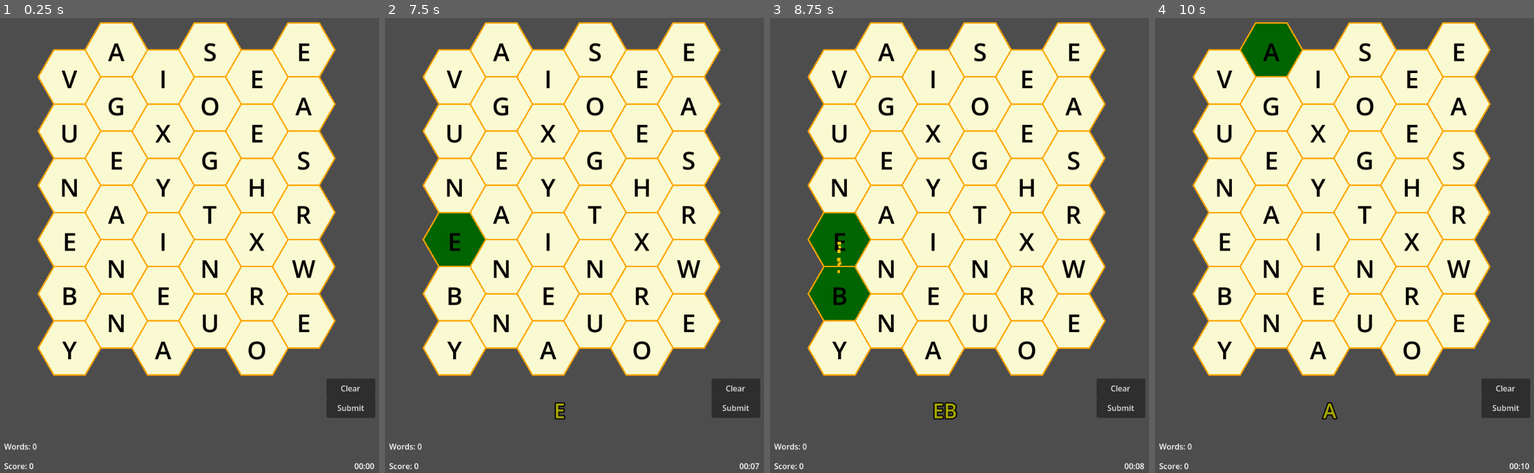
Above: before the commit, frames 1-4 (left to right).
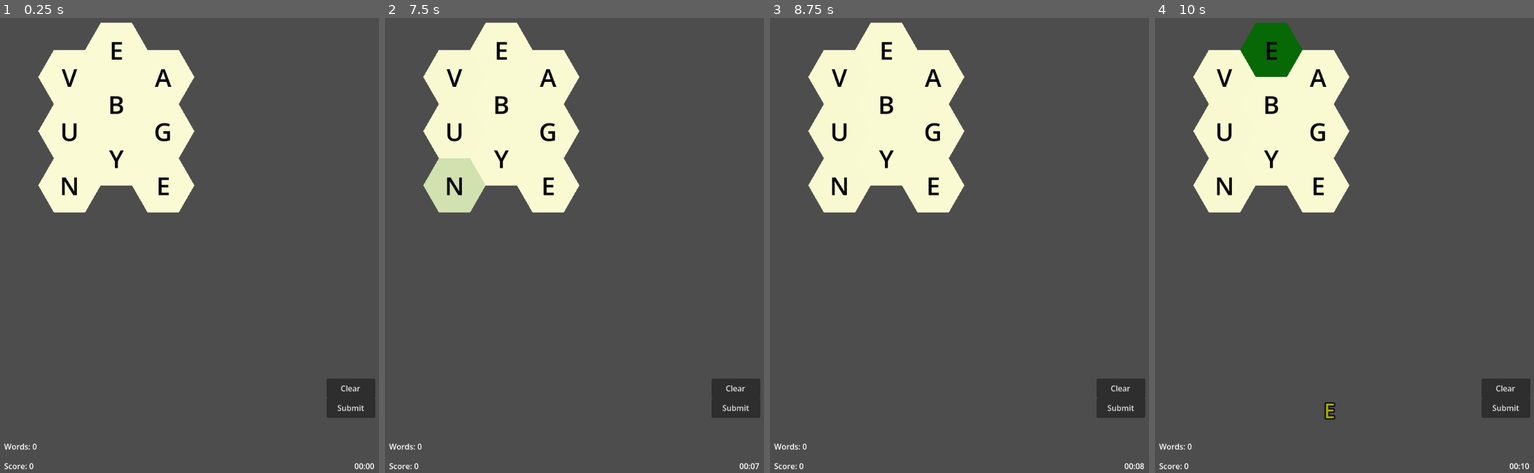
Above: after the commit, the same moments.

Repository: opensourceame/wb
Game: Godot game, scene res://scenes/Main.tscn
The game is run twice, just before and just after one commit, with the same random seed, the same clock (stepped at 60 frames per second) and the same inputs.
Inputs (mouse positions are in pixels of both pictures, inside the frame that each line leads up to):
- Up to frame 1 (0.25 s): no input
- Up to frame 2 (7.5 s): click "Submit" at 0.5 s; click "Clear" at 1.25 s; click "Submit" at 2 s; click "Clear" at 2.75 s; click "Submit" at 3.5 s; click "Clear" at 4.25 s; tap Enter (ui_accept) every 0.75 s from 5 to 7.25 s; drag from (453, 77) to (453, 240) at 5.02 s; drag from (453, 131) to (453, 295) at 5.77 s; move the mouse to (453, 186) at 6.52 s; click (453, 186) at 6.67 s; drag from (453, 240) to (502, 49) at 7.27 s
- Up to frame 3 (8.75 s): drag from (838, 295) to (887, 49) at 8.02 s
- Up to frame 4 (10 s): tap Enter (ui_accept) at 8.75, 9.5 s; drag from (1223, 350) to (1223, 186) at 8.77 s; move the mouse to (1272, 49) at 9.52 s; click (1272, 49) at 9.67 s

The runs differ from the first frame. In frame 1, 42% of the frame differs, in the area x 9-89%, y 0-79%; in frame 2, 43%, in the area x 9-89%, y 0-89%; in frame 3, 42%; in frame 4, 42%.
Error after the commit: Invalid assignment of property or key 'width' with value of type 'float' on a base object of type 'Polygon2D'. (res://scripts/HexTile.gd:63)

Commit message:
better status handling on tiles

Diff:
--- a/project.godot
+++ b/project.godot
@@ -27,6 +27,8 @@
 
 window/size/viewport_width=800
 window/size/viewport_height=1024
+window/stretch/mode="viewport"
+window/handheld/orientation=1
 
 [input]
 
@@ -54,3 +56,11 @@
 , Object(InputEventJoypadButton,"resource_local_to_scene":false,"resource_name":"","device":-1,"button_index":12,"pressure":0.0,"pressed":false,"script":null)
 ]
 }
+
+[input_devices]
+
+pointing/emulate_mouse_from_touch=false
+
+[rendering]
+
+textures/vram_compression/import_etc2_astc=true
--- a/scenes/HexTile.tscn
+++ b/scenes/HexTile.tscn
@@ -8,9 +8,9 @@
 [node name="HexTile" type="Node2D" unique_id=1263209078]
 script = ExtResource("1_hex")
 
-[node name="Area2D" type="Area2D" parent="." unique_id=5722082]
-
-[node name="CollisionShape2D" type="CollisionShape2D" parent="Area2D" unique_id=1973369788]
+[node name="CollisionShape2D" type="CollisionShape2D" parent="." unique_id=1973369788]
 shape = SubResource("CircleShape2D_1")
 
-[connection signal="input_event" from="Area2D" to="." method="_on_area_2d_input_event"]
+[node name="CollisionArea" type="Area2D" parent="." unique_id=5722082]
+
+[connection signal="input_event" from="CollisionArea" to="." method="_on_area_2d_input_event"]
--- a/scenes/Main.tscn
+++ b/scenes/Main.tscn
@@ -20,8 +20,8 @@
 
 [node name="GridManager" parent="." unique_id=895251005 instance=ExtResource("2_rarhs")]
 position = Vector2(62, 164)
-grid_width = 6
-grid_height = 6
+grid_width = 3
+grid_height = 3
 hex_size = 64.0
 
 [node name="Tiles" type="CanvasLayer" parent="GridManager" unique_id=305873846]
--- a/scripts/GridManager.gd
+++ b/scripts/GridManager.gd
@@ -107,8 +107,7 @@
 	tile.position = pos
 	tile.grid_q = q
 	tile.grid_r = r
-	tile.letter = get_random_letter()
-	tile.name = tile.letter
+	tile.set_letter(get_random_letter())
 
 	grid[Vector2(q, r)] = tile
 	tile.tile_selected.connect(_on_tile_selected)
--- a/scripts/HexTile.gd
+++ b/scripts/HexTile.gd
@@ -1,7 +1,13 @@
 extends Node2D
 class_name HexTile
 
-enum State { IDLE, SELECTED, IN_WORD }
+enum State { IDLE, SELECTED, HOVER, IN_WORD }
+const COLORS = [
+	Color.LIGHT_GOLDENROD,
+	Color.DARK_GREEN,
+	Color.DARK_GOLDENROD,
+	Color.RED
+]
 signal tile_selected(tile: HexTile)
 
 @export var letter: String = "A"
@@ -11,16 +17,65 @@
 
 var neighbours: Array = []
 var is_selected: bool = false
-var normal_color:     Color = Color.LIGHT_GOLDENROD
-var outline_color:    Color = Color.ORANGE
-var selected_color :  Color = Color.DARK_GREEN
-var hover_color:      Color = Color.DARK_GOLDENROD
-var validation_color: Color = Color.WHITE  # NEW: Dynamic outline color
-var in_word_color:    Color = Color.RED
+var outline_color:    Color = Color.WHITE
 var current_state = State.IDLE
+	#set(value):
+		#if current_state != value:
+			#current_state = value
+			##_update_polygon_color()
+var touch_scale: float = 1.0  # NEW: Touch animation scale
+var hex_points : PackedVector2Array
+
+# Node references
+var filled_polygon: Polygon2D
+var outline_polygon: Polygon2D
+var letter_label: Label
 
 func _ready():
-	letter = get_random_letter()
+	letter     = get_random_letter()
+	hex_points = generate_polygon_points(hex_radius)
+
+	create_filled_polygon()
+	create_outline_polygon()
+	create_letter_label()
+	create_collision_polygon()
+
+	current_state = State.IDLE
+
+func create_filled_polygon():
+	# create filled polygon
+	filled_polygon = Polygon2D.new()
+	filled_polygon.polygon = hex_points
+	add_child(filled_polygon)
+
+func create_collision_polygon():
+	# create collision polygon and attach to CollisionArea
+	var collision_poly = CollisionPolygon2D.new()
+	collision_poly.polygon = hex_points
+	$CollisionArea.add_child(collision_poly)
+
+func create_outline_polygon():
+	pass
+	# create outline polygon
+	outline_polygon = Polygon2D.new()
+	outline_polygon.polygon = hex_points
+	outline_polygon.color = outline_color
+	outline_polygon.width = 3.0
+	outline_polygon.antialiased = true
+	add_child(outline_polygon)
+
+func create_letter_label():
+	# create label for letter
+	letter_label = Label.new()
+	letter_label.horizontal_alignment = HORIZONTAL_ALIGNMENT_CENTER
+	letter_label.vertical_alignment = VERTICAL_ALIGNMENT_CENTER
+	letter_label.position = Vector2(0, 0)
+	letter_label.size = Vector2(hex_radius * 2, hex_radius * 2)
+	letter_label.position -= letter_label.size / 2
+	var font_size = int(hex_radius * 0.8)
+	letter_label.add_theme_font_size_override("font_size", font_size)
+	letter_label.add_theme_color_override("font_color", Color.BLACK)
+	add_child(letter_label)
 
 func add_neighbour(tile: HexTile):
 	neighbours.append(tile)
@@ -50,64 +105,113 @@
 
 	return "E"
 
-func _draw():
-	var color
-	match current_state:
-		State.IDLE:
-			color = normal_color
-		State.SELECTED:
-			color = selected_color
-		State.IN_WORD:
-			color = in_word_color
-
-	draw_hexagon(Vector2.ZERO, hex_radius, color)
-	draw_letter()
-
-func draw_hexagon(center: Vector2, radius: float, color: Color):
+func _physics_process(delta):
+	# Smooth color transition
+	var target_color = COLORS[current_state]
+	if not target_color == filled_polygon.color:
+		filled_polygon.color = filled_polygon.color.lerp(target_color, delta * 10.0)
+
+func _update_polygon_color():
+	# Immediate color update for instant visual feedback
+	#filled_polygon.color = COLORS[current_state]
+	pass
+
+func generate_polygon_points(radius: float):
+	var center = Vector2.ZERO
 	var points = PackedVector2Array()
 	for i in range(6):
 		var angle = deg_to_rad(60 * i)
 		var x = center.x + radius * cos(angle)
 		var y = center.y + radius * sin(angle)
 		points.append(Vector2(x, y))
-
-	draw_colored_polygon(points, color, points)
-
-	# Use validation color if selected, otherwise normal outline color
-	var current_outline = validation_color if is_selected else outline_color
-	var outline_points = points.duplicate()
-	outline_points.append(points[0])  # Close the loop
-	draw_polyline(outline_points, current_outline, 3.0)
-
-func draw_letter():
-	var font = ThemeDB.fallback_font
-	var font_size = int(hex_radius * 0.8)
-
-	var letter_size = font.get_string_size(letter, HORIZONTAL_ALIGNMENT_CENTER, -1, font_size)
-	var letter_pos = Vector2(-letter_size.x / 2, letter_size.y / 3)
-
-	draw_string(font, letter_pos, letter, HORIZONTAL_ALIGNMENT_CENTER, -1, font_size, Color.BLACK)
+	return points
+
+func set_letter(let):
+	letter = let
+	name   = let
+	letter_label.text = letter
 
 func set_idle():
 	current_state = State.IDLE
-	queue_redraw()
 
 func set_selected():
 	current_state = State.SELECTED
-	queue_redraw()
+	print("selected ", self)
 
 func set_in_word():
 	current_state = State.IN_WORD
-	queue_redraw()
-
-# NEW: Set validation color for outline feedback
-func set_validation_color(color: Color):
-	validation_color = color
-	queue_redraw()
+
+func set_hover():
+	current_state = State.HOVER
+
+func clear_hover():
+	if current_state == State.HOVER:
+		current_state = State.IDLE
+
+
+# Touch hover effects using state management
+func _input(event):
+	if event is InputEventScreenTouch:
+		var global_pos = event.position
+		if _is_point_inside_hex(global_pos):
+			if event.pressed:
+				enter_hover_state()
+			else:
+				exit_hover_state()
+
+	# Handle multi-touch scenarios
+	elif event is InputEventScreenDrag:
+		# This is handled in area_2d_input_event for better performance
+		pass
+
+func enter_hover_state():
+	if current_state == State.IDLE:
+		set_hover()
+
+	# Add subtle scale animation for touch feedback
+	if current_state == State.HOVER:
+		touch_scale = 1.1
+	else:
+		touch_scale = 1.0
+
+	# Apply scale transform
+	scale = Vector2(touch_scale, touch_scale)
+
+func exit_hover_state():
+	if current_state == State.HOVER:
+		set_idle()
+
+	touch_scale = 1.0
+	scale = Vector2(touch_scale, touch_scale)
 
 func _on_area_2d_input_event(viewport: Node, event: InputEvent, shape_idx: int):
+	# Handle mouse clicks
 	if event is InputEventMouseButton and event.pressed:
 		tile_selected.emit(self)
 
+	# Handle touch events
+	elif event is InputEventScreenTouch and event.pressed:
+		tile_selected.emit(self)
+		enter_hover_state()
+	elif event is InputEventScreenTouch and not event.pressed:
+		exit_hover_state()
+
+	# Handle touch/drag events for continuous selection
+	elif event is InputEventScreenDrag:
+		# Convert screen position to global position
+		var global_pos = event.position
+		# Check if this touch/drag is over this tile
+		if _is_point_inside_hex(global_pos):
+			tile_selected.emit(self)
+			enter_hover_state()
+		else:
+			exit_hover_state()
+
+func _is_point_inside_hex(point: Vector2) -> bool:
+	# Convert screen point to local coordinates
+	var local_point = to_local(point)
+	var distance = local_point.length()
+	return distance <= hex_radius
+
 func get_grid_position() -> Vector2:
 	return Vector2(grid_q, grid_r)
--- /dev/null
+++ b/state_test.gd
@@ -0,0 +1,26 @@
+extends Node
+
+# Test state management for HexTile touch UI
+func _ready():
+	print("=== Testing HexTile State Management ===")
+	print("State enum: IDLE, SELECTED, IN_WORD, HOVER")
+
+	# Create a test tile to verify states
+	var test_tile = preload("res://scenes/HexTile.tscn").instantiate()
+	add_child(test_tile)
+
+	# Test state transitions
+	test_tile.set_idle()
+	print("Initial state: %s" % test_tile.current_state)
+
+	test_tile.set_hover()
+	print("After hover: %s" % test_tile.current_state)
+
+	test_tile.set_selected(true)
+	print("After selected: %s" % test_tile.current_state)
+
+	test_tile.clear_hover()
+	print("After clear hover: %s" % test_tile.current_state)
+
+	print("=== State Management Test Complete ===")
+	get_tree().quit()
--- /dev/null
+++ b/touch_test.gd
@@ -0,0 +1,33 @@
+extends Node
+
+# Touch UI test to verify tile selection works
+func _ready():
+	print("=== Touch UI Test ===")
+	print("Touch support enabled for tile selection")
+	print("Test the following:")
+	print("1. Touch tiles to select them (same as mouse click)")
+	print("2. Drag finger across adjacent tiles")
+	print("3. Long press (500ms) to submit word")
+	print("4. Quick tap outside tiles to clear selection")
+
+	# Create test grid if GridManager doesn't exist
+	var grid_manager = get_node_or_null("../GridManager")
+	if not grid_manager:
+		print("Warning: GridManager not found")
+		return
+
+	# Check if tiles exist
+	await get_tree().process_frame
+
+	var tiles_canvas = grid_manager.get_node("Tiles")
+	if tiles_canvas:
+		var tile_count = tiles_canvas.get_child_count()
+		print("Found %d tiles ready for touch interaction" % tile_count)
+	else:
+		print("Warning: Tiles canvas not found")
+
+	print("=== Touch UI Test Complete ===")
+
+	# Auto-exit after 3 seconds
+	await get_tree().create_timer(3.0).timeout
+	get_tree().quit()
Not shown, added: export_presets.cfg
Not shown, added: state_test.gd.uid
Not shown, added: touch_test.gd.uid
Not shown, added: builds/WordBee.apk
Not shown, added: builds/WordBee.apk.idsig
